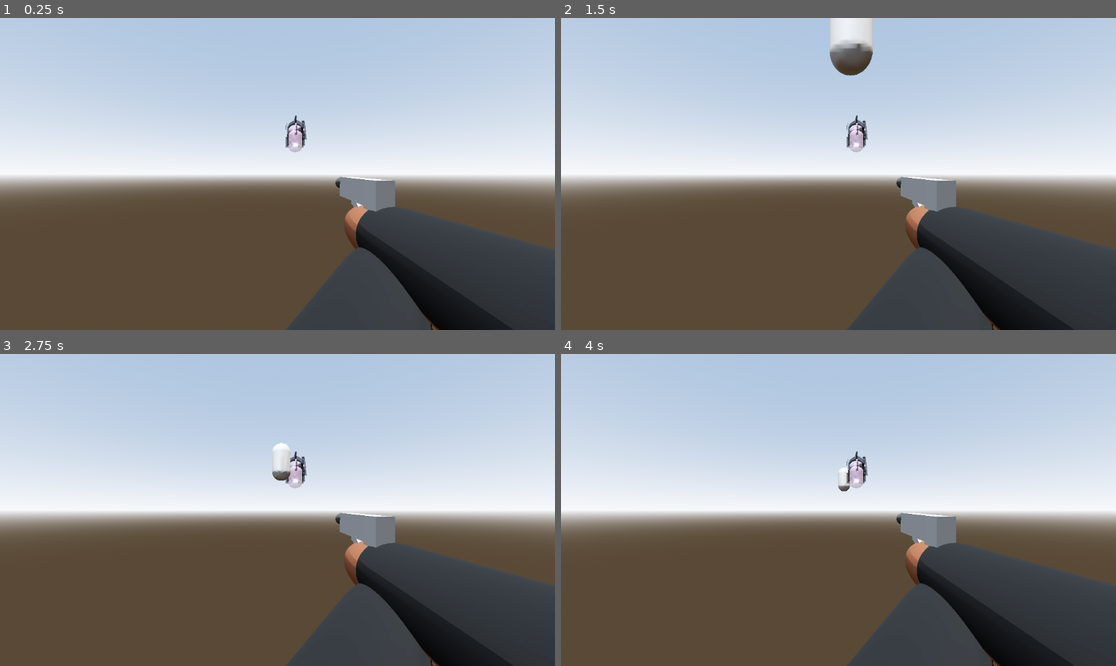
Above: before the commit, frames 1-4 (two rows, left to right).
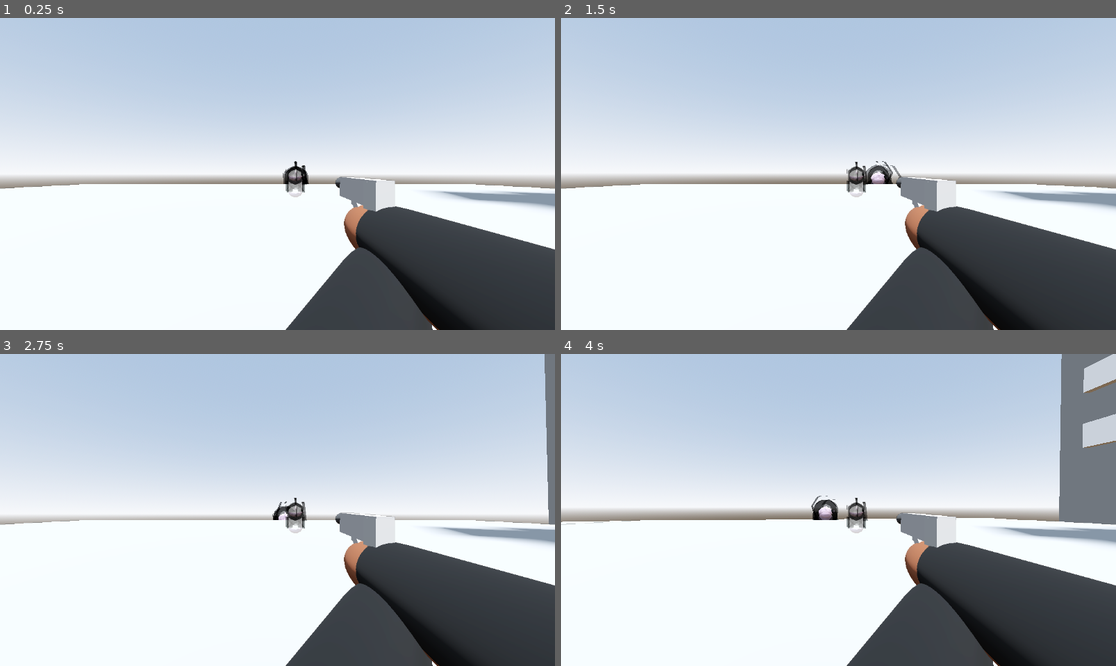
Above: after the commit, the same moments.

Repository: DylanFrenzy/The-Trials-and-Tribulations-of-Tim-Cheese
Game: Godot game, scene res://scenes/node_3d.tscn
The game is run twice, just before and just after one commit, with the same random seed, the same clock (stepped at 60 frames per second) and the same inputs.
Inputs (mouse positions are in pixels of both pictures, inside the frame that each line leads up to):
- Up to frame 1 (0.25 s): no input
- Up to frame 2 (1.5 s): tap Enter at 0.5 s; move the mouse to (866, 174) at 0.52 s; hold W (move_forward) from 0.53 s (still down); click (866, 174) at 0.6 s; tap Space (jump) at 0.77 s; move the mouse to (810, 174) at 1.27 s; tap Shift at 1.35 s
- Up to frame 3 (2.75 s): keep holding W (move_forward); tap Space (jump) at 1.52 s; move the mouse to (288, 503) at 2.02 s; click (288, 503) at 2.1 s
- Up to frame 4 (4 s): keep holding W (move_forward); move the mouse to (832, 516) at 2.77 s; tap Shift at 2.85 s; tap Space (jump) at 3.02, 3.5, 3.77 s; move the mouse to (877, 513) at 3.52 s; click (877, 513) at 3.6 s

The runs differ from the first frame. In frame 1, 33% of the frame differs, in the area x 0-100%, y 31-100%; in frame 2, 34%; in frame 3, 36%; in frame 4, 40%, in the area x 0-100%, y 0-100%.
Error after the commit: Invalid assignment of property or key 'global_transform' with value of type 'Transform3D' on a base object of type 'null instance'. (res://scripts/new_characte…

Commit message:
Issues with viewport

Diff:
--- a/3d-project/assets/pistol.tscn
+++ b/3d-project/assets/pistol.tscn
@@ -1,7 +1,7 @@
 [gd_scene load_steps=7 format=3 uid="uid://cwvmoqdyec4ah"]
 
-[ext_resource type="Material" uid="uid://b0p6epab2p0g1" path="res://materials/new_standard_material_3d.tres" id="1_08c3m"]
-[ext_resource type="Material" uid="uid://8d65jjkpvqql" path="res://materials/gun metal.tres" id="2_bttkv"]
+[ext_resource type="Material" uid="uid://8d65jjkpvqql" path="res://materials/gun metal.tres" id="1_nmshe"]
+[ext_resource type="Material" uid="uid://b0p6epab2p0g1" path="res://materials/new_standard_material_3d.tres" id="2_bxbka"]
 
 [sub_resource type="Animation" id="Animation_6e3nq"]
 length = 0.001
--- a/3d-project/scenes/node_3d.tscn
+++ b/3d-project/scenes/node_3d.tscn
@@ -19,16 +19,6 @@
 sky = SubResource("Sky_a0tk4")
 tonemap_mode = 2
 glow_enabled = true
-
-[sub_resource type="StandardMaterial3D" id="StandardMaterial3D_4xowi"]
-albedo_color = Color(0.678431, 1, 0.254902, 1)
-
-[sub_resource type="PlaneMesh" id="PlaneMesh_a202f"]
-material = SubResource("StandardMaterial3D_4xowi")
-size = Vector2(100, 100)
-
-[sub_resource type="BoxShape3D" id="BoxShape3D_noarx"]
-size = Vector3(100, 1, 100)
 
 [sub_resource type="CapsuleMesh" id="CapsuleMesh_a202f"]
 
@@ -67,18 +57,6 @@
 shadow_enabled = true
 directional_shadow_max_distance = 4096.0
 
-[node name="StaticBody3D" type="StaticBody3D" parent="."]
-visible = false
-
-[node name="MeshInstance3D" type="MeshInstance3D" parent="StaticBody3D"]
-visible = false
-mesh = SubResource("PlaneMesh_a202f")
-
-[node name="CollisionShape3D" type="CollisionShape3D" parent="StaticBody3D"]
-transform = Transform3D(1, 0, 0, 0, 1, 0, 0, 0, 1, 0, -0.414604, 0)
-visible = false
-shape = SubResource("BoxShape3D_noarx")
-
 [node name="CharacterBody3D" type="CharacterBody3D" parent="."]
 transform = Transform3D(1, 0, 0, 0, 1, 0, 0, 0, 1, 0, 3.23985, 0)
 script = ExtResource("1_oqwcg")
@@ -106,11 +84,13 @@
 stretch = true
 
 [node name="SubViewport" type="SubViewport" parent="CharacterBody3D/Camera3D/SubViewportContainer"]
+transparent_bg = true
 handle_input_locally = false
 size = Vector2i(1152, 648)
 render_target_update_mode = 4
 
 [node name="GunCam" parent="CharacterBody3D/Camera3D/SubViewportContainer/SubViewport" instance=ExtResource("2_a6664")]
+transform = Transform3D(1, 0, 0, 0, 1, 0, 0, 0, 1, 0, 3.27523, 0)
 
 [node name="CSGMesh3D" type="CSGMesh3D" parent="."]
 transform = Transform3D(64.4581, 0, 0, 0, 3.185, 0, 0, 0, 66.2943, 0, 4.76837e-07, 0)
--- a/3d-project/scripts/new_character_body_3d.gd
+++ b/3d-project/scripts/new_character_body_3d.gd
@@ -11,6 +11,7 @@
 
 func _ready():
 	Input.set_mouse_mode(Input.MOUSE_MODE_CAPTURED)
+	$Camera3D/SubViewportContainer/SubViewport.size = DisplayServer.window_get_size()
 
 func _input(event):
 	if event is InputEventMouseMotion:
@@ -19,6 +20,8 @@
 		camera.rotation.x = clamp(camera.rotation.x, deg_to_rad(-90), deg_to_rad(90))
 
 func _physics_process(delta):
+	$Camera3D/SubViewportContainer/SubViewport/GunCamamera3D/SubViewportContainer/SubViewport/GunCam.global_transform = camera.global_transform
+
 	# Add gravity
 	if not is_on_floor():
 		velocity.y -= gravity * delta
Not shown: 1 places in 3d-project/assets/pistol.tscn that only renumber resources
Not shown: 1 places in 3d-project/scenes/node_3d.tscn that only renumber resources
